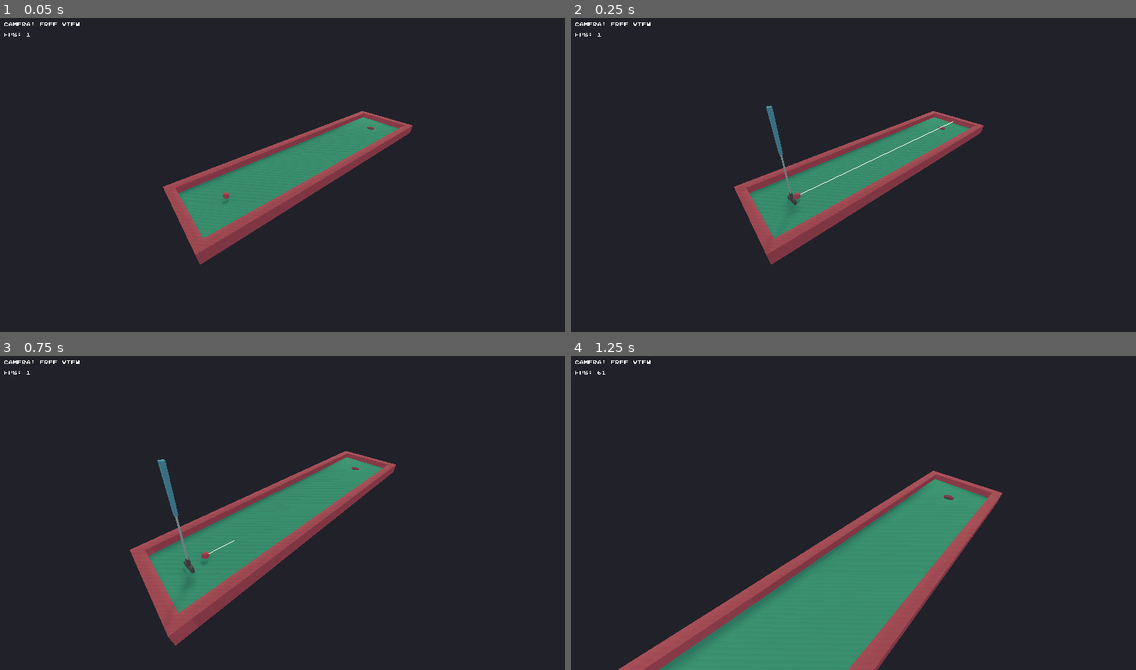
Above: before the commit, frames 1-4 (two rows, left to right).
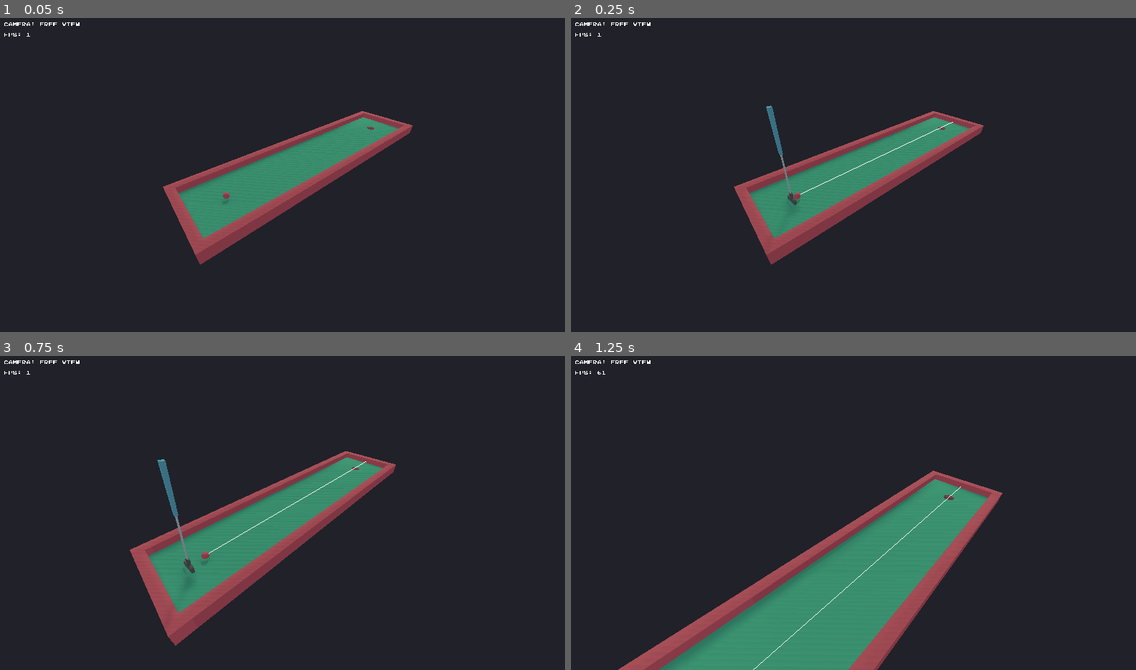
Above: after the commit, the same moments.

Repository: RobTheFiveNine/golf-jam
Game: Godot game, scene res://Levels/1/Level_1.tscn
The game is run twice, just before and just after one commit, with the same random seed, the same clock (stepped at 60 frames per second) and the same inputs.
Inputs (mouse positions are in pixels of both pictures, inside the frame that each line leads up to):
- Up to frame 1 (0.05 s): no input
- Up to frame 2 (0.25 s): no input
- Up to frame 3 (0.75 s): tap Enter at 0.5 s; move the mouse to (310, 506) at 0.52 s; hold W (move_forward) from 0.53 s (still down); hold Shift (steady_aim) from 0.53 s (still down); tap Space (action) at 0.6 s
- Up to frame 4 (1.25 s): keep holding W (move_forward); keep holding Shift (steady_aim)

Frame 1 is identical in both runs. In frame 2, less than 0.1% of the frame differs, in the area x 42-68%, y 32-55%; in frame 3, less than 0.1%; in frame 4, less than 0.1%, in the area x 32-70%, y 41-100%.

Commit message:
Implement aiming

Diff:
--- a/Scripts/Club.gd
+++ b/Scripts/Club.gd
@@ -1,6 +1,7 @@
 extends Spatial
 
 export (NodePath) var ball_path
+export (float) var aim_speed = 2.4
 
 onready var animation_player = $AnimationPlayer
 onready var static_body = $StaticBody
@@ -9,46 +10,63 @@
 onready var aim_line = $ImmediateGeometry
 
 var ball : RigidBody
+var input_disabled : bool = false
 
 func reset_position():
-    # TODO: Change positioning to change the position of the mesh itself,
-    #       and place the top level node at the center of the ball
-    #       so the parent can be rotated to make the mesh rotate
-    #       around the ball. quick maths.
-
     self.transform.origin = ball.global_transform.origin
     var offset = Vector3(0.15, 1.93, -0.1)
     mesh.transform.origin = offset
     visible = true
+    draw_aim_assist()
     animation_player.play("Reset")
+
+func draw_aim_assist():
+    aim_line.clear()
+    aim_line.begin(Mesh.PRIMITIVE_LINE_STRIP)
+    aim_line.add_vertex(to_local(ball.global_transform.origin))
+    aim_line.add_vertex(to_local(aim_cast.get_collision_point()))
+    aim_line.end()
 
 func _ready():
     ball = get_node(ball_path).get_node("RigidBody")
     visible = false
 
 func _input(event):
+    if input_disabled:
+        return
+
     if Input.is_action_just_pressed("action"):
         animation_player.play("Slow_Swing")
 
 func _process(delta):
-    #print(aim_cast.get_collision_point())
-    #var a = aim_cast.global_transform.origin - aim_cast.get_collision_point()
-    #print(a)
-    aim_line.clear()
-    aim_line.begin(Mesh.PRIMITIVE_LINE_STRIP)
-    aim_line.add_vertex(to_local(ball.global_transform.origin))
-    aim_line.add_vertex(to_local(aim_cast.get_collision_point()))
+    var modifier = 1
+    var aim_altered = false
 
-    #aim_line.add_vertex(to_local($Spatial.global_transform.origin))
-    #aim_line.add_vertex(to_local($Spatial2.global_transform.origin))
-    aim_line.end()
+    if input_disabled:
+        return
 
+    if Input.get_mouse_mode() == Input.MOUSE_MODE_VISIBLE:
+        if Input.is_action_pressed("steady_aim"):
+            modifier = 0.3
+
+        if Input.is_action_pressed("move_left"):
+            rotate_y((aim_speed * delta) * modifier)
+            aim_altered = true
+
+        if Input.is_action_pressed("move_right"):
+            rotate_y(((aim_speed * delta) * -1) * modifier)
+            aim_altered = true
+
+    if aim_altered:
+        draw_aim_assist()
 
 func hit_ball():
+    aim_line.clear()
+    input_disabled = true
     ball.sleeping = false
-    ball.apply_central_impulse(Vector3(0, 0, 5))
+    var impulse = global_transform.basis.x * 5 * -1
+    ball.apply_central_impulse(impulse)
 
 func _on_ball_stopped():
-    print('ball stopped')
-    # static_body
+    input_disabled = false
     reset_position()
--- a/Scripts/Player.gd
+++ b/Scripts/Player.gd
@@ -3,7 +3,6 @@
 export (float) var move_speed = 5
 export (float) var mouse_sensitivity = 0.05
 export (float) var camera_angle = 0
-export (float) var aim_speed = 2.4
 export (NodePath) var club_path
 
 var ACCEL = 8
@@ -53,17 +52,6 @@
     if Input.get_mouse_mode() == Input.MOUSE_MODE_CAPTURED:
         return handle_movement(delta)
 
-    var modifier = 1
-
-    if Input.is_action_pressed("steady_aim"):
-        modifier = 0.3
-
-    if Input.is_action_pressed("move_left"):
-        club.rotate_y((aim_speed * delta) * modifier)
-
-    if Input.is_action_pressed("move_right"):
-        club.rotate_y(((aim_speed * delta) * -1) * modifier)
-
 func cycle_zoom_level():
     if zoom_level == 3:
         zoom_level = 1
